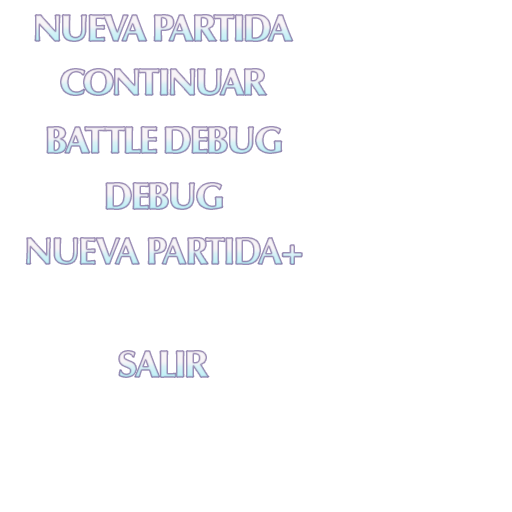
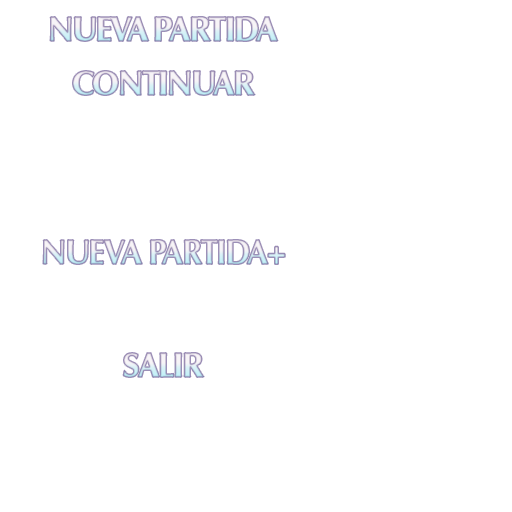
Layer changes from the first 512 x 512 image to the second:
painted on "SALIR" over left=119, top=351, right=209, bottom=377
painted on "NUEVA PARTIDA+" over left=26, top=238, right=302, bottom=264
hid "DEBUG", painted on it over left=106, top=183, right=223, bottom=209
hid "BATTLE DEBUG", painted on it over left=47, top=127, right=282, bottom=153
painted on "CONTINUAR" over left=61, top=69, right=267, bottom=95
painted on "NUEVA PARTIDA" over left=35, top=15, right=293, bottom=41
